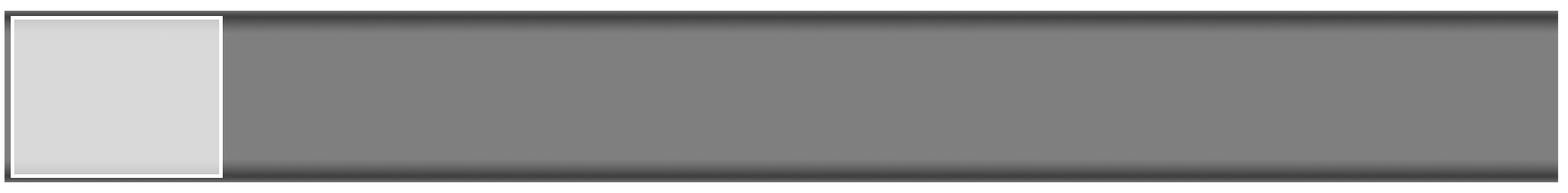
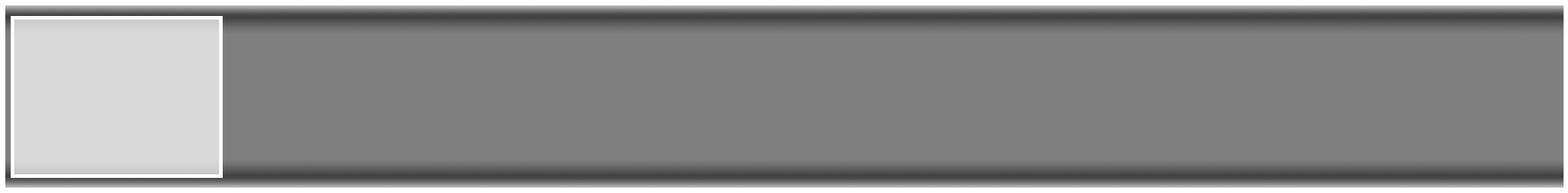
Layers edited between the first and the second (1568, 193) image:
painted on "Rectangle 1" over [left=4, top=5, right=1564, bottom=188]
